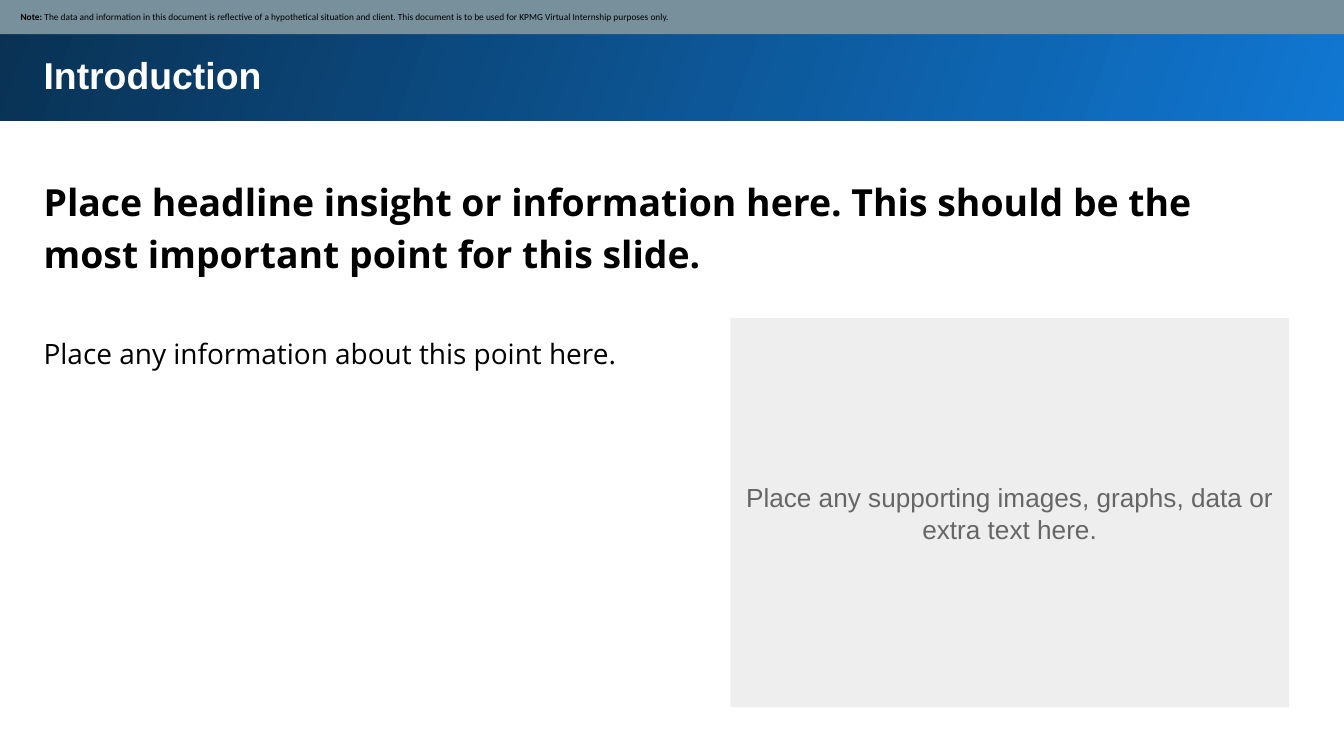
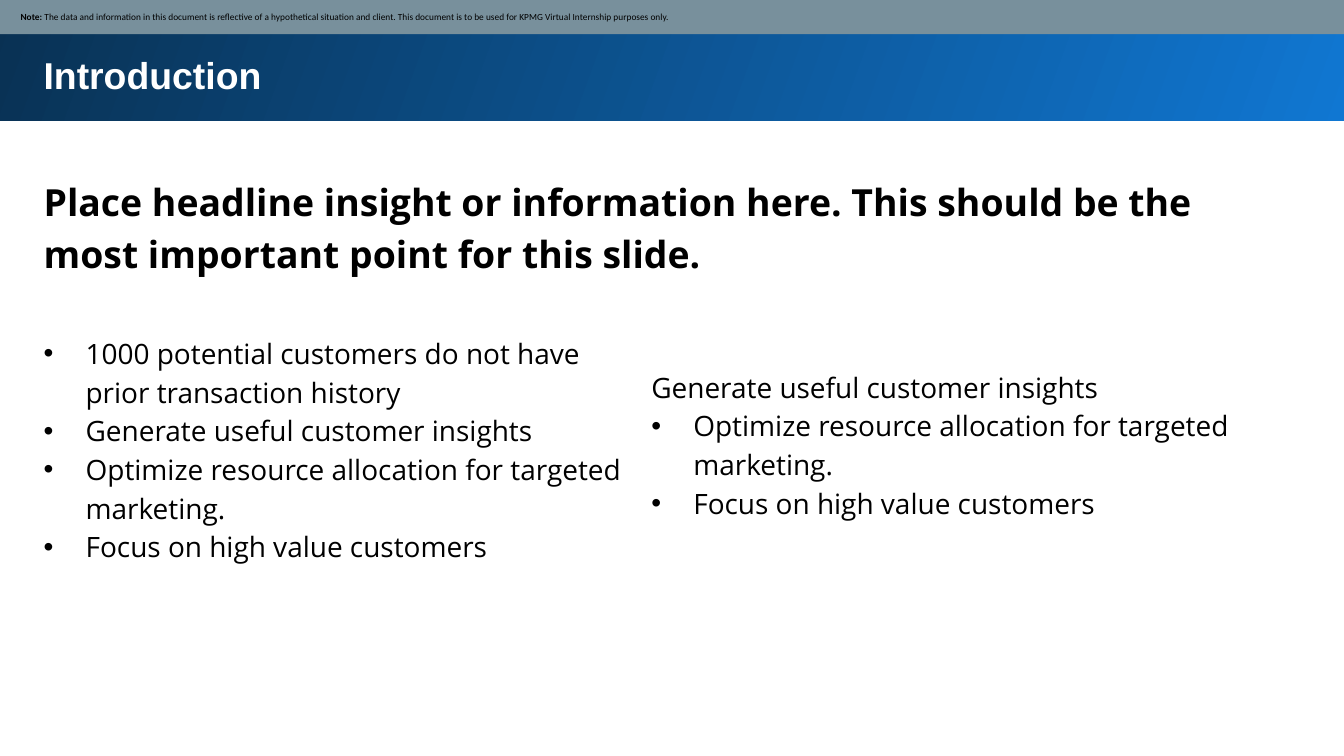
Before and after one commit to daniel8691/Market_strategy_analysis, a slide deck: slide 3 of Module_two/Module_2_Template_slide.pptx. Drawn at 1344x756 pixels with LibreOffice and Linux fonts; fonts in the diff are those of the drawing. Boxes give left, top, right and bottom in pixels: in the first picture for what was removed or moved away, otherwise in the second. Text is boxed around its words. In the diff, an @@ line names an element or a change of style, - is before the commit and + after.

```diff
--- a/Module_two/Module_2_Template_slide.pptx
+++ b/Module_two/Module_2_Template_slide.pptx
@@ rectangle removed at [731,319,1290,708] @@
@@ text at [86,342,620,564]: text changed @@
-Place any information about this point here.
+• 1000 potential customers do not have prior transaction history
+• Generate useful customer insights
+• Optimize resource allocation for targeted marketing.
+• Focus on high value customers
@@ text added at [651,376,1228,521], 15 pt, text #000000 @@
+Generate useful customer insights
+• Optimize resource allocation for targeted marketing.
+• Focus on high value customers
@@ text removed at [746,488,1272,539] @@
-Place any supporting images, graphs, data or extra text here.
```
Also in this commit, not shown: 12 slides added, 5 slides removed, 17 other files.
